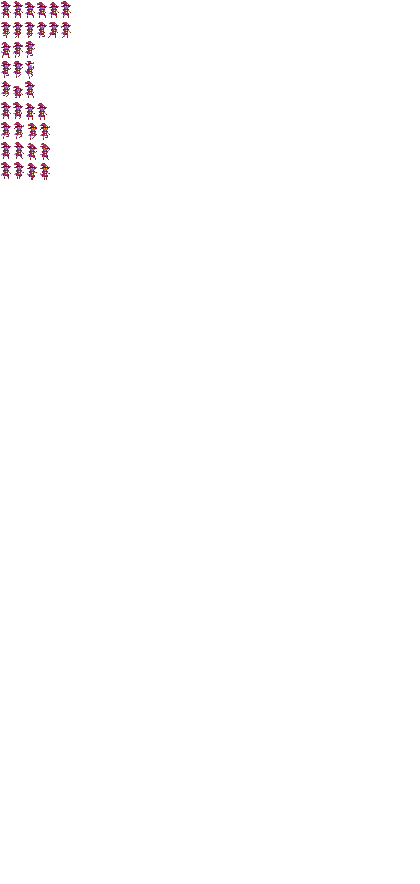
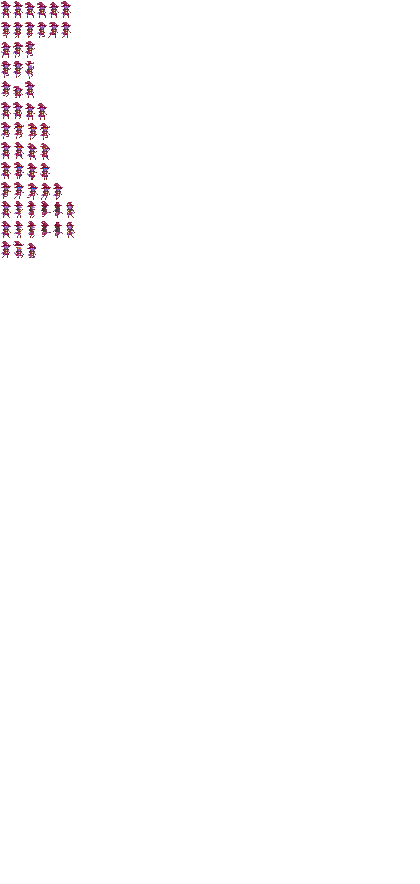
Comparing the layer stacks of the two 420 × 884 images. Changes:
painted on "kobold" over box(1, 6, 75, 258)
